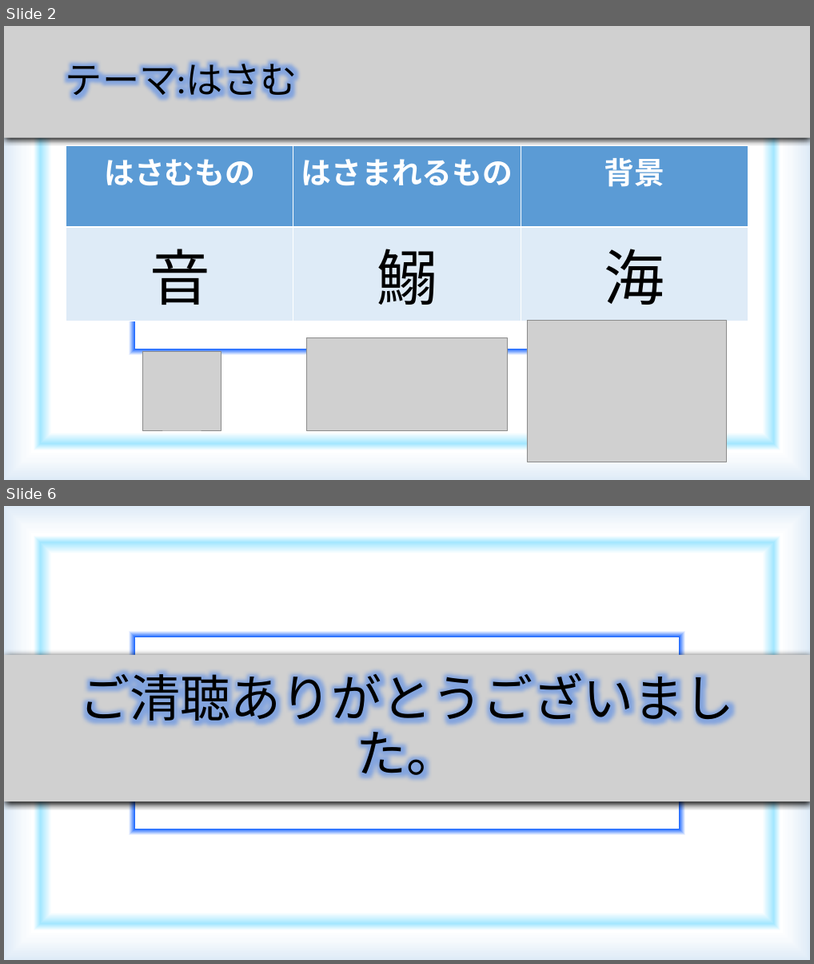
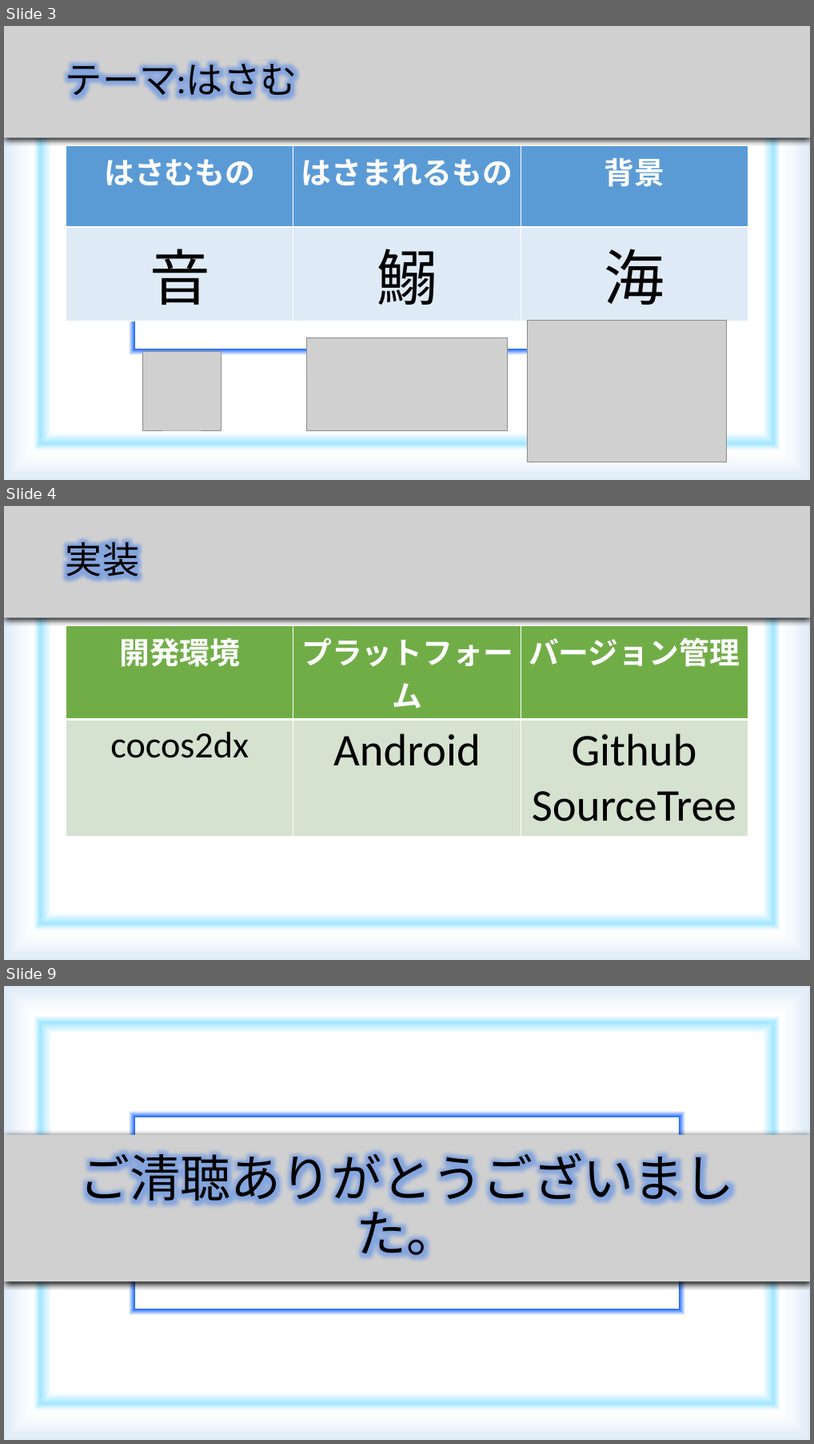
Before and after one commit to YasuhiroKawamoto/iwashi, a slide deck: 発表資料(鰯).pptx. Shown one above the other, each under a label of ours: slides 2 and 6 before the commit, slides 3, 4 and 9 after it; the slides between them are not shown. The pictures are 814x964 and 814x1444 pixels, drawn with LibreOffice and Linux fonts; fonts in the diff are those of the drawing; grey boxes stand for pictures. Boxes give left, top, right and bottom in pixels: in the first picture for what was removed or moved away, otherwise in the second. Text is boxed around its words. In the diff, an @@ line names an element or a change of style, - is before the commit and + after.

Commit message:
当たり判定実装 発表資料完成

```diff
--- a/発表資料(鰯).pptx
+++ b/発表資料(鰯).pptx
@@ slide 4 added at box(4, 506, 810, 960), background gradient #A6E7FF to #FFFFFF to #1B67FF to #A3E7FF to #F7FAFD to #DEEBF7 @@
@@ picture added at box(4, 506, 810, 618) @@
@@ title added at box(66, 536, 139, 583), 44 pt, text #000000 @@
+実装
@@ table added at box(66, 626, 749, 824), 2 rows, 3 columns @@
+開発環境 | プラットフォーム | バージョン管理
+cocos2dx | Android | Github / SourceTree
@@ what was slide 2 is now slide 3 @@
@@ what was slide 6 is now slide 9 @@
```
Also in this commit, not shown: 4 slides changed, 2 other slides added, 4 other files.
